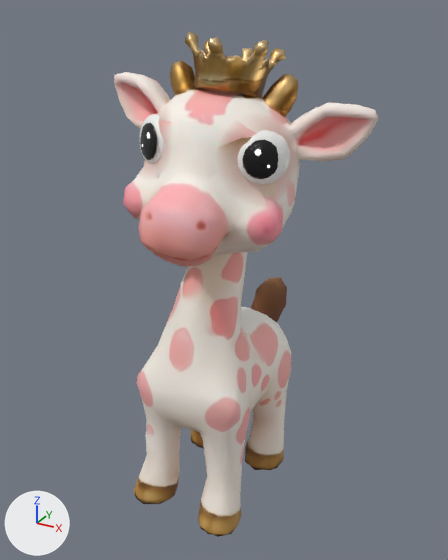
What one commit did to the glTF model pieces/dame_weiss.glb.
One viewpoint serves both versions: a 50 mm camera at (0.807, -1.465, 1.415) aimed at (0.0, 0.002, 0.682). The axes (+X, +Y, +Z) are drawn at lower left. The lights are the same throughout. The first picture is the older version. Both versions are drawn at frame 39 of the action 'Idle'; the numbers are the values there. Vertices at exactly the same position are counted once.

Objects in the first picture: 'geometry_0'.
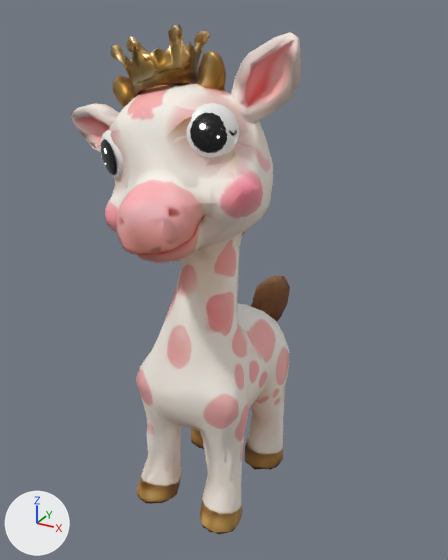
Scene script edits in JSON lines:
```json
{"block": "me_geometry_0", "where": "# used by ob_geometry_0; location = (0.0, 0.0, 0.0)"}
{"op": "remove", "block": "me_geometry_0", "code": "me_geometry_0.from_pydata(...)  # 2833 vertices, 5553 faces; spans x -0.303..0.411, y -0.398..0.406, z -0.001..1.364"}
{"op": "add", "block": "me_geometry_0", "code": "me_geometry_0.from_pydata(...)  # 2833 vertices, 5553 faces; spans x -0.438..0.232, y -0.412..0.401, z -0.004..1.378"}
{"block": "me_geometry_0", "change": "me_geometry_0 part 1: the loose piece of 129 vertices spanning x -0.052..0.167, y -0.176..0.07, z 1.209..1.356 is multiplied about its middle by the matrix ((0.934, -0.006, -0.341), (-0.02, 0.988, -0.077), (0.332, 0.077, 0.956)), then moved by (-0.173, -0.043, 0.008)"}
{"block": "me_geometry_0", "change": "me_geometry_0 part 2: the loose piece of 17 vertices spanning x 0.196..0.208, y -0.212..-0.201, z 1.11..1.125 is multiplied about its middle by the matrix ((0.942, -0.007, -0.335), (-0.02, 0.997, -0.077), (0.334, 0.079, 0.939)), then moved by (-0.125, -0.031, 0.051)"}
{"block": "me_geometry_0", "change": "me_geometry_0 part 3: the loose piece of 65 vertices spanning x 0.171..0.24, y -0.224..-0.161, z 1.054..1.144 is multiplied about its middle by the matrix ((0.942, -0.007, -0.334), (-0.02, 0.997, -0.077), (0.334, 0.079, 0.939)), then moved by (-0.119, -0.03, 0.055)"}
{"block": "me_geometry_0", "change": "me_geometry_0 part 4: the loose piece of 65 vertices spanning x -0.125..-0.045, y -0.247..-0.199, z 1.073..1.162 is multiplied about its middle by the matrix ((0.942, -0.007, -0.337), (-0.02, 0.997, -0.078), (0.336, 0.08, 0.938)), then moved by (-0.106, -0.025, -0.045)"}
{"block": "me_geometry_0", "change": "me_geometry_0 part 5: the loose piece of 101 vertices spanning x 0.152..0.251, y -0.218..-0.128, z 1.035..1.16 is multiplied about its middle by the matrix ((0.934, -0.006, -0.341), (-0.02, 0.988, -0.077), (0.332, 0.077, 0.956)), then moved by (-0.118, -0.03, 0.055)"}
{"block": "me_geometry_0", "change": "me_geometry_0 part 6: the loose piece of 101 vertices spanning x -0.14..-0.028, y -0.241..-0.167, z 1.054..1.179 is multiplied about its middle by the matrix ((0.934, -0.006, -0.341), (-0.02, 0.988, -0.077), (0.332, 0.077, 0.956)), then moved by (-0.106, -0.025, -0.043)"}
{"block": "me_geometry_0", "change": "me_geometry_0 part 7: 2293 of 2833 vertices moved; they spanned x -0.303..0.411, y -0.398..0.406, z -0.001..1.364 and now span x -0.438..0.232, y -0.412..0.401, z -0.004..1.378; mean shift (-0.058, -0.014, 0.007); largest move (0.402, -0.007, 1.199) -> (0.205, -0.056, 1.364)"}
{"block": "me_geometry_0", "change": "other edits to the shape of me_geometry_0 do not show in these pictures"}
```

Boxes (x1, y1, x2, y2) around the edits, measured in the pictures (448 x 560 px; the box of a moved part takes in the faces that stretch with it):
```json
{"object": "geometry_0", "change": "reshaped", "before": [114, 31, 379, 537], "after": [71, 25, 301, 535], "on screen": "13% narrower"}
{"part": 1, "of": "me_geometry_0", "change": "moved or reshaped", "before": [185, 35, 285, 93], "after": [111, 27, 210, 87]}
{"part": 2, "of": "me_geometry_0", "change": "moved or reshaped", "before": [255, 149, 261, 156], "after": [200, 123, 206, 130]}
{"part": 3, "of": "me_geometry_0", "change": "moved or reshaped", "before": [243, 140, 279, 179], "after": [190, 113, 227, 153]}
{"part": 4, "of": "me_geometry_0", "change": "moved or reshaped", "before": [140, 123, 157, 160], "after": [101, 139, 117, 175]}
{"part": 5, "of": "me_geometry_0", "change": "moved or reshaped", "before": [237, 130, 290, 184], "after": [186, 103, 240, 158]}
{"part": 6, "of": "me_geometry_0", "change": "moved or reshaped", "before": [140, 114, 165, 163], "after": [100, 130, 123, 178]}
{"part": 7, "of": "me_geometry_0", "change": "moved or reshaped", "before": [114, 31, 379, 537], "after": [71, 25, 301, 535]}
```
